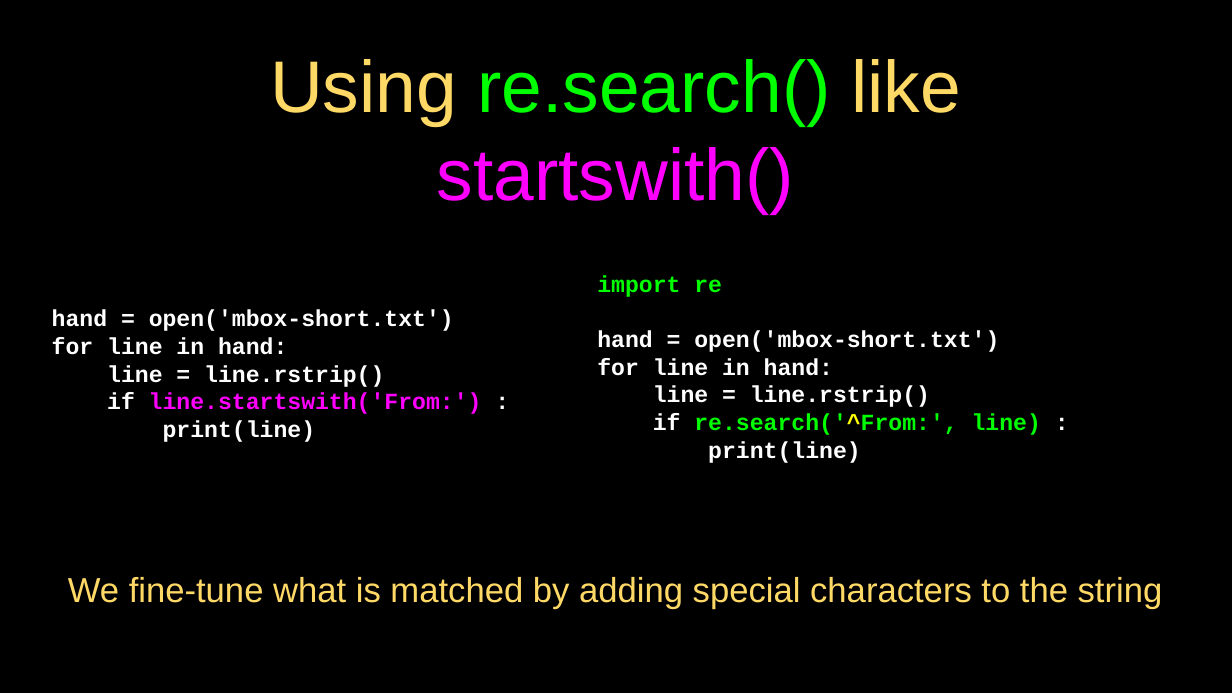
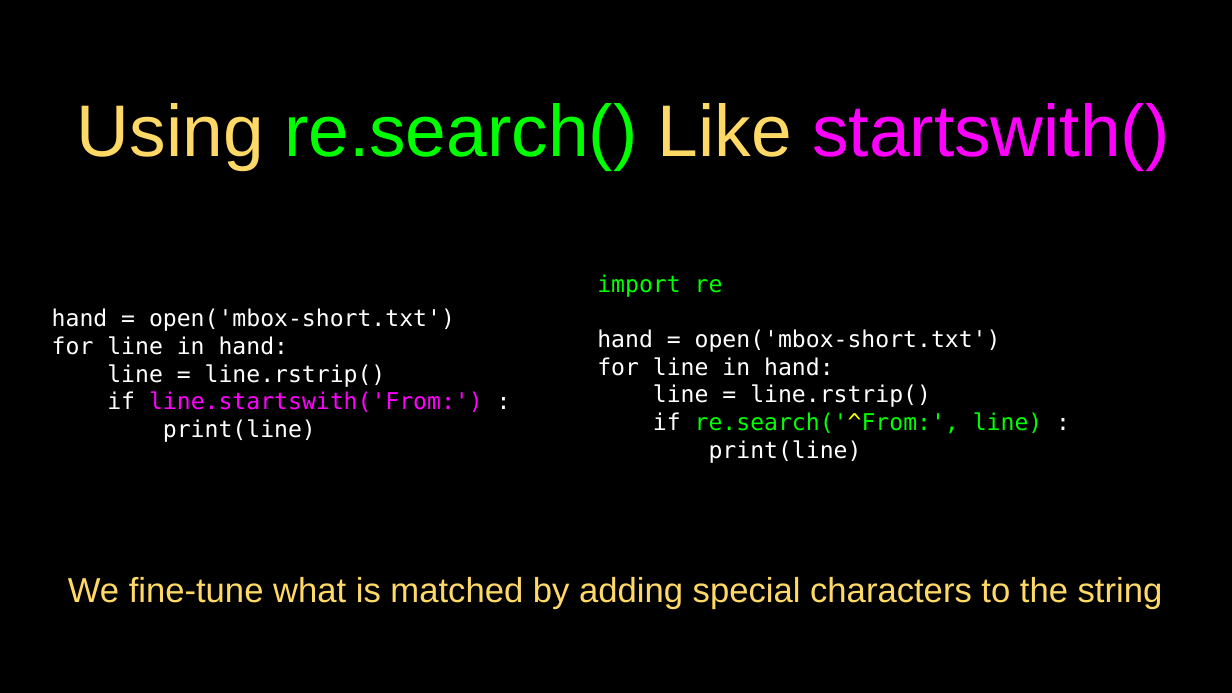
Before and after one commit to csev/py4e, a slide deck: slide 10 of lectures3/Pythonlearn-11-Regex.pptx. Drawn at 1232x693 pixels with LibreOffice and Linux fonts; fonts in the diff are those of the drawing. Boxes give left, top, right and bottom in pixels: in the first picture for what was removed or moved away, otherwise in the second. Text is boxed around its words. In the diff, an @@ line names an element or a change of style, - is before the commit and + after.

```diff
--- a/lectures3/Pythonlearn-11-Regex.pptx
+++ b/lectures3/Pythonlearn-11-Regex.pptx
@@ title at (77,103,1169,170): text changed @@
-Using re.search() like startswith()
+Using re.search() Like startswith()
@@ text "import re" at (597,274,1043,463): font Courier New to DejaVu Sans Mono, bold off @@
@@ text "hand = open('mbox-short.txt')" at (52,308,483,442): font Courier New to DejaVu Sans Mono, bold off @@
```
Also in this commit, not shown: 23 other slides changed, 1 slide removed, 1 other file.
